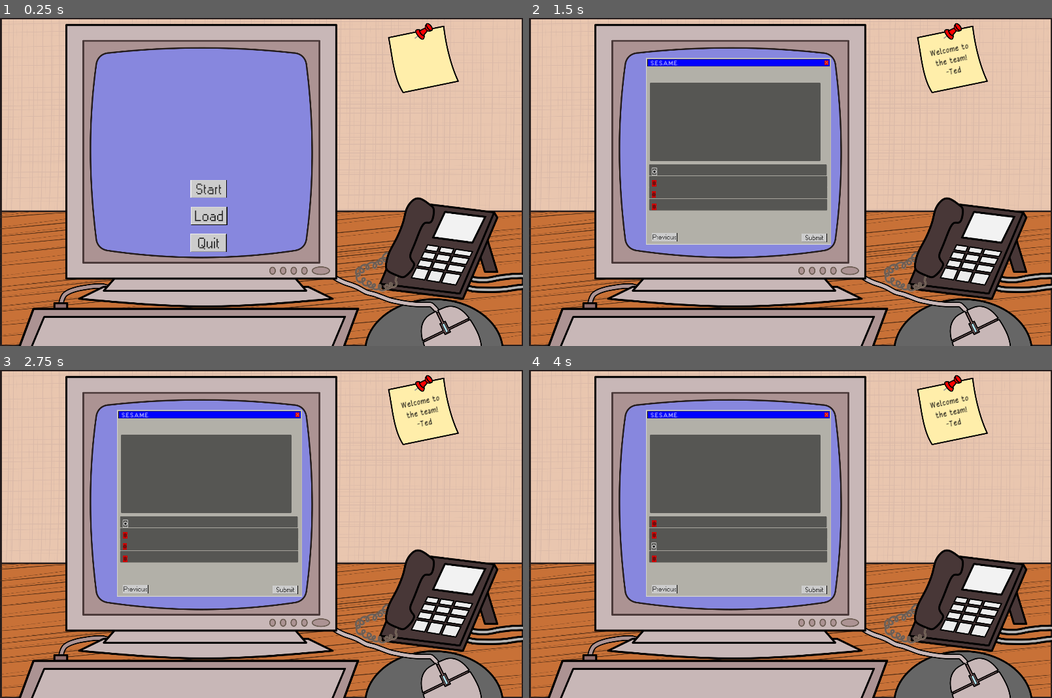
Above: before the commit, frames 1-4 (two rows, left to right).
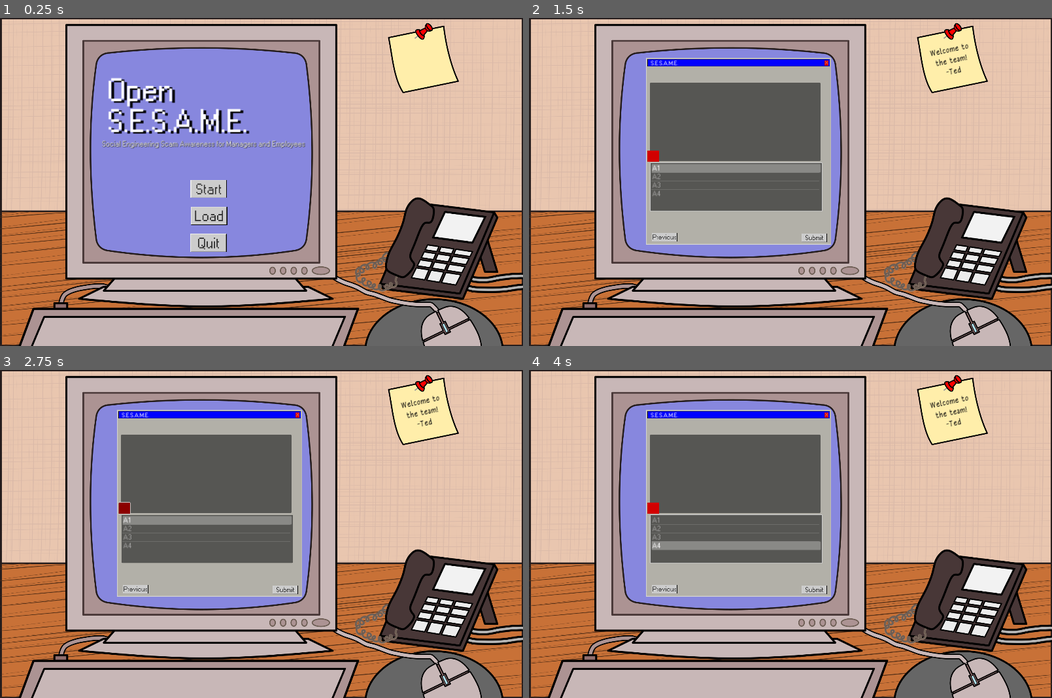
Above: after the commit, the same moments.

Repository: izzyjguti/Open-SESAME
Game: Godot game, scene res://main.tscn
The game is run twice, just before and just after one commit, with the same random seed, the same clock (stepped at 60 frames per second) and the same inputs.
Inputs (mouse positions are in pixels of both pictures, inside the frame that each line leads up to):
- Up to frame 1 (0.25 s): no input
- Up to frame 2 (1.5 s): click (738, 188) at 0.5 s; click (654, 172) at 1.27 s
- Up to frame 3 (2.75 s): click (125, 507) at 2.02 s
- Up to frame 4 (4 s): click (654, 534) at 2.77 s; click (654, 547) at 3.52 s

The runs differ from the first frame. In frame 1, 2.2% of the frame differs, in the area x 19-59%, y 18-40%; in frame 2, 1.6%; in frame 3, 1.5%; in frame 4, 1.6%.

Commit message:
incorporated brandon's quiz code in, no errors at the moment but it doesn't quite work yet also added gabby's reference text to the project, haven't worked it in yet

Diff:
--- a/main.tscn
+++ b/main.tscn
@@ -8,6 +8,7 @@
 [ext_resource type="Texture2D" uid="uid://b7bcubusws6x8" path="res://Button Textures/LoadClicked.png" id="4_b437q"]
 [ext_resource type="Texture2D" uid="uid://bf7q8nxtg6f02" path="res://Button Textures/Quit.png" id="5_2me33"]
 [ext_resource type="Texture2D" uid="uid://c7odneu6yyc3g" path="res://Button Textures/QuitClicked.png" id="6_u634j"]
+[ext_resource type="Theme" uid="uid://cjm7euikya7xy" path="res://PC Windows.tres" id="9_uuf58"]
 
 [node name="Main" type="Node2D"]
 script = ExtResource("1_0ivf0")
@@ -56,6 +57,33 @@
 texture_pressed = ExtResource("6_u634j")
 metadata/_edit_use_anchors_ = true
 
+[node name="Title" type="RichTextLabel" parent="TextureRect"]
+layout_mode = 0
+offset_left = 376.0
+offset_top = 207.0
+offset_right = 1093.0
+offset_bottom = 511.0
+theme = ExtResource("9_uuf58")
+theme_override_colors/font_shadow_color = Color(0, 0, 0, 1)
+theme_override_constants/shadow_offset_x = 10
+theme_override_constants/shadow_offset_y = 5
+theme_override_font_sizes/normal_font_size = 113
+text = "Open
+S.E.S.A.M.E."
+scroll_active = false
+shortcut_keys_enabled = false
+
+[node name="Label" type="Label" parent="TextureRect"]
+layout_mode = 0
+offset_left = 358.0
+offset_top = 431.0
+offset_right = 1168.0
+offset_bottom = 495.0
+theme = ExtResource("9_uuf58")
+theme_override_colors/font_shadow_color = Color(0, 0, 0, 1)
+theme_override_font_sizes/font_size = 28
+text = "Social Engineering Scam Awareness for Managers and Employees"
+
 [connection signal="pressed" from="TextureRect/Start" to="." method="_on_start_pressed"]
 [connection signal="pressed" from="TextureRect/Load" to="." method="_on_load_pressed"]
 [connection signal="pressed" from="TextureRect/Quit" to="." method="_on_quit_pressed"]
--- a/project.godot
+++ b/project.godot
@@ -12,7 +12,7 @@
 
 config/name="Software Engineering Project"
 run/main_scene="res://main.tscn"
-config/features=PackedStringArray("4.1", "GL Compatibility")
+config/features=PackedStringArray("4.2", "GL Compatibility")
 config/icon="res://icon.svg"
 
 [display]
--- a/quiz.gd
+++ b/quiz.gd
@@ -1,6 +1,14 @@
 extends Node2D
 
+@onready var DisplayText = $TextureRect/QuizWindow/QuestionCore/Question
+@onready var ListItem = $TextureRect/QuizWindow/QuestionCore/Answers
+@onready var RestartButton = $TextureRect/QuizWindow/QuestionCore/RestartButton
 
+var items : Array = []
+var item : Dictionary
+var index_item : int = 0
+
+var correct : float = 0
 
 func _on_sticky_note_pressed():
 	#should cycle through messages for fun
@@ -10,6 +18,65 @@
 	#add save game warning
 	get_tree().quit()
 
+func _ready():
+	var json_data = read_json_file("gfx/Questions.json")
+	if json_data and json_data is Array:
+		items = json_data
+		refresh_scene()
+	else:
+		print("Error reading JSON file")
+
+
+func refresh_scene():
+	if index_item >= items.size():
+		show_result()
+	else:
+		show_question()
+
+func show_question():
+	ListItem.show()
+	RestartButton.hide()
+	ListItem.clear()
+	item = items[index_item]
+	DisplayText.text = item.question
+	var options = item.options
+	for option in options:
+		ListItem.add_item(option)
+
+func show_result():
+	ListItem.hide()
+	RestartButton.show()
+	var score = round(correct / items.size() *100)
+	var greet
+	if score >= 60:
+		greet = "Congratulation"
+	else:
+		greet = "Womp Womp"
+	DisplayText.text = "{greet} ! Your Score is {score}".format({"greet": greet,"score": score})
+
+
+func read_json_file(filename):
+	var text = FileAccess.get_file_as_string(filename)
+	var json = JSON.new()
+	var json_data = json.parse(text)
+	print(json_data)
+	return json_data
+
+func _on_item_list_item_selected(index):
+	if index == item.correctOptionIndex:
+		correct += 1
+	index_item += 1
+	refresh_scene()
+
+
+func _on_button_pressed():
+	correct = 0
+	index_item = 0
+	refresh_scene()
+
+
+
+
 
 func _on_submit_pressed():
 	if(true):
--- a/quiz.tscn
+++ b/quiz.tscn
@@ -1,11 +1,10 @@
-[gd_scene load_steps=12 format=3 uid="uid://dlawg30cmcjnk"]
+[gd_scene load_steps=11 format=3 uid="uid://dlawg30cmcjnk"]
 
 [ext_resource type="Texture2D" uid="uid://brx0lmqujo6wh" path="res://Game Screen Textures/PC.png" id="1_5826x"]
 [ext_resource type="Script" path="res://quiz.gd" id="1_ug43l"]
 [ext_resource type="Theme" uid="uid://5xp7u7pxrsif" path="res://Button Textures/handwritten.tres" id="2_asfmb"]
 [ext_resource type="Theme" uid="uid://cjm7euikya7xy" path="res://PC Windows.tres" id="4_rqgbc"]
 [ext_resource type="LabelSettings" uid="uid://cbwhg5t5iktxy" path="res://PC LABELS.tres" id="5_7le83"]
-[ext_resource type="ButtonGroup" uid="uid://bccak2am6elfq" path="res://answer buttons.tres" id="6_qgx58"]
 [ext_resource type="Texture2D" uid="uid://c3ki28d3jcaw0" path="res://Button Textures/Submit.png" id="7_begla"]
 [ext_resource type="Texture2D" uid="uid://c47yht5s1xjgr" path="res://Button Textures/SubmitClicked.png" id="8_e6p1w"]
 [ext_resource type="Texture2D" uid="uid://c2cvo5u37bqa2" path="res://Button Textures/Previous.png" id="9_fpuvd"]
@@ -94,67 +93,24 @@
 offset_right = 611.0
 offset_bottom = 36.0
 
-[node name="A1" type="Panel" parent="TextureRect/QuizWindow/QuestionCore"]
-layout_mode = 0
-offset_left = 5.0
-offset_top = 48.0
-offset_right = 633.0
-offset_bottom = 88.0
-
-[node name="CheckBox" type="CheckBox" parent="TextureRect/QuizWindow/QuestionCore/A1"]
-layout_mode = 0
-offset_left = 11.0
-offset_top = 14.0
-offset_right = 27.0
-offset_bottom = 30.0
-button_group = ExtResource("6_qgx58")
-
-[node name="A2" type="Panel" parent="TextureRect/QuizWindow/QuestionCore"]
-layout_mode = 1
-anchors_preset = -1
-anchor_right = 0.024
-offset_left = 5.0
-offset_top = 89.0
-offset_right = 619.544
-offset_bottom = 129.0
-
-[node name="CheckBox2" type="CheckBox" parent="TextureRect/QuizWindow/QuestionCore/A2"]
+[node name="Answers" type="ItemList" parent="TextureRect/QuizWindow/QuestionCore"]
 layout_mode = 0
 offset_left = 10.0
-offset_top = 14.0
-offset_right = 26.0
-offset_bottom = 30.0
-button_group = ExtResource("6_qgx58")
+offset_top = 43.0
+offset_right = 616.0
+offset_bottom = 213.0
+theme = ExtResource("4_rqgbc")
+theme_override_font_sizes/font_size = 26
+item_count = 4
+item_0/text = "A1"
+item_1/text = "A2"
+item_2/text = "A3"
+item_3/text = "A4"
 
-[node name="A3" type="Panel" parent="TextureRect/QuizWindow/QuestionCore"]
+[node name="RestartButton" type="Button" parent="TextureRect/QuizWindow/QuestionCore"]
 layout_mode = 0
-offset_left = 5.0
-offset_top = 129.0
-offset_right = 635.0
-offset_bottom = 169.0
-
-[node name="CheckBox3" type="CheckBox" parent="TextureRect/QuizWindow/QuestionCore/A3"]
-layout_mode = 0
-offset_left = 9.0
-offset_top = 14.0
-offset_right = 25.0
-offset_bottom = 30.0
-button_group = ExtResource("6_qgx58")
-
-[node name="A4" type="Panel" parent="TextureRect/QuizWindow/QuestionCore"]
-layout_mode = 0
-offset_left = 5.0
-offset_top = 171.0
-offset_right = 635.0
-offset_bottom = 211.0
-
-[node name="CheckBox4" type="CheckBox" parent="TextureRect/QuizWindow/QuestionCore/A4"]
-layout_mode = 0
-offset_left = 10.0
-offset_top = 15.0
-offset_right = 26.0
-offset_bottom = 31.0
-button_group = ExtResource("6_qgx58")
+offset_right = 40.0
+offset_bottom = 40.0
 
 [node name="Submission" type="Panel" parent="TextureRect/QuizWindow"]
 layout_mode = 2
--- /dev/null
+++ b/reference.tscn
@@ -0,0 +1,3 @@
+[gd_scene format=3 uid="uid://x7futqy124q2"]
+
+[node name="Reference" type="Node2D"]
Not shown: 1 places in main.tscn that only renumber resources
Not shown, added: referenceBook.txt
